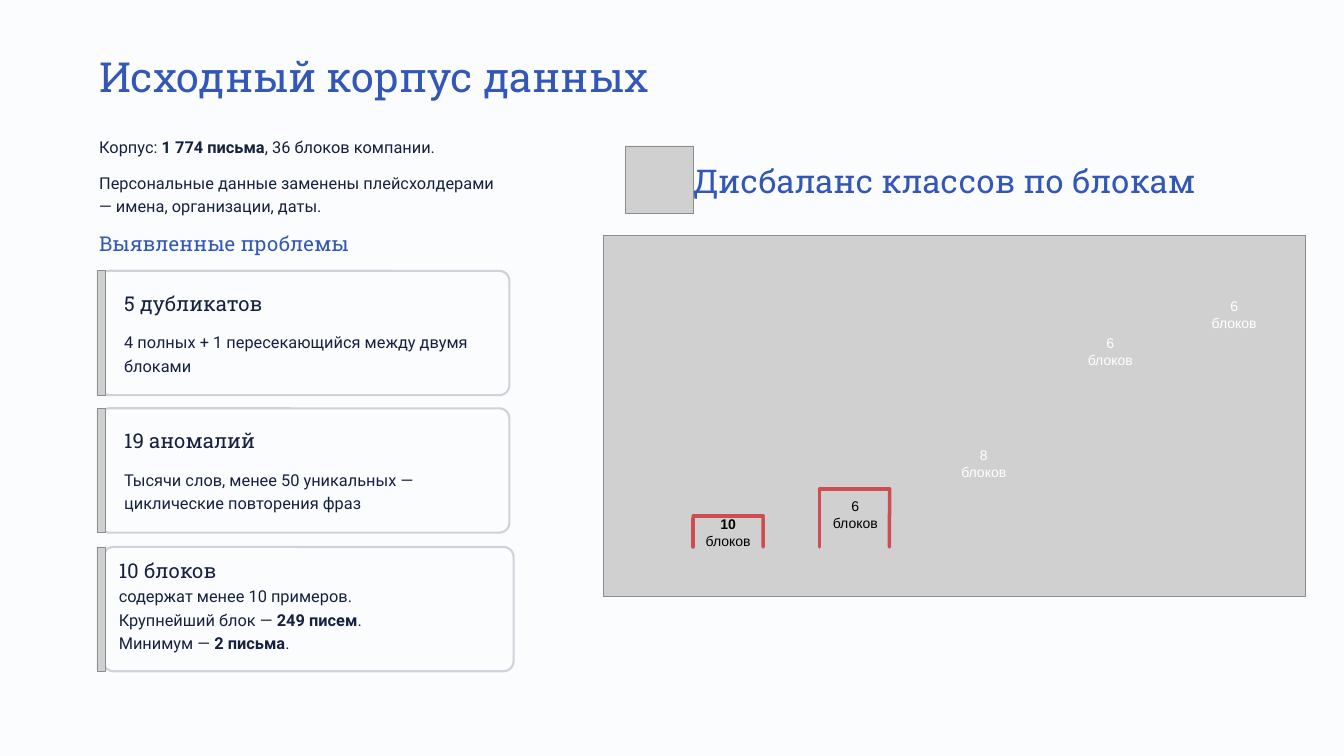
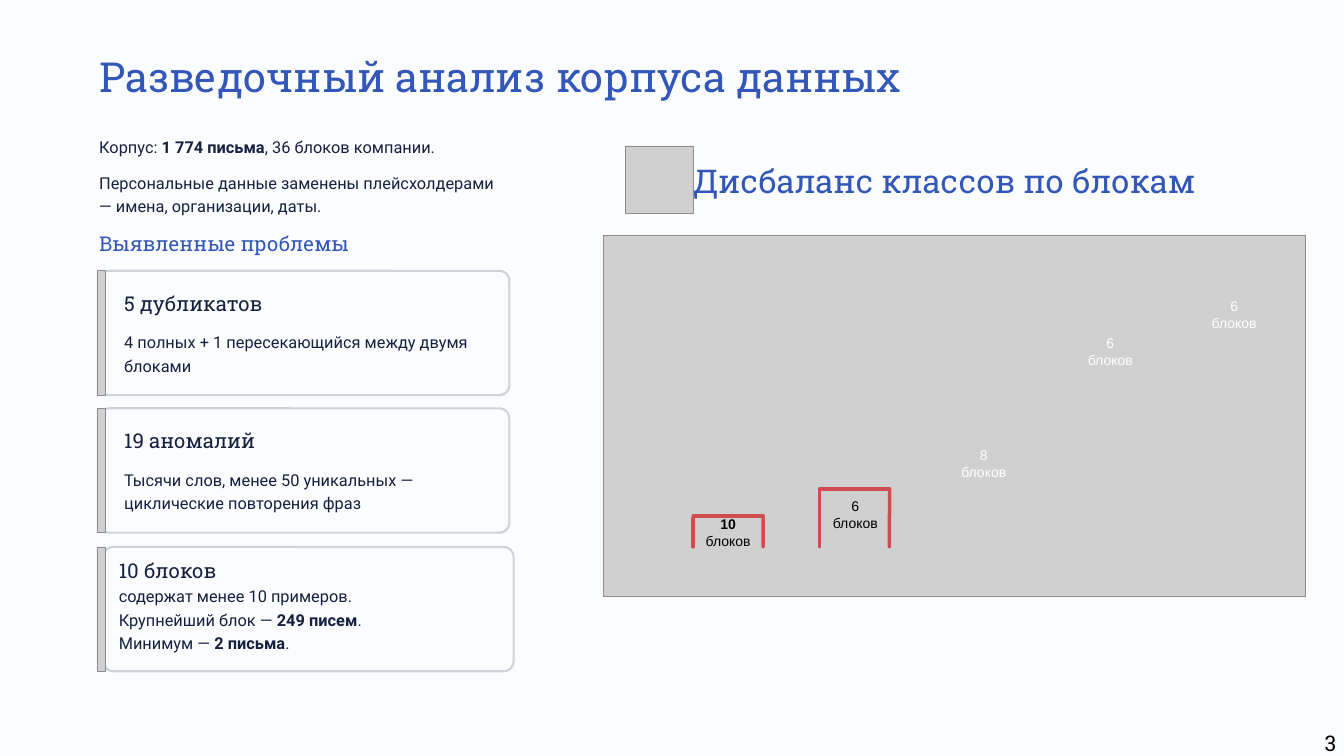
Before and after one commit to KVTur23/Mifi_VKR, a slide deck: slide 4 of text/Презентация/VKR_presentation.pptx (slide 3 before the commit). Drawn at 1344x756 pixels with LibreOffice and Linux fonts; fonts in the diff are those of the drawing; grey boxes stand for pictures. Boxes give left, top, right and bottom in pixels: in the first picture for what was removed or moved away, otherwise in the second. Text is boxed around its words. In the diff, an @@ line names an element or a change of style, - is before the commit and + after.

Commit message:
Update thesis text: figures, presentation, defence docs
Add pipeline figures (aug/few-shot/fine-tune/validation SVG), finetune
presentation draft; refresh main presentation, text and review docs.

```diff
--- a/text/Презентация/VKR_presentation.pptx
+++ b/text/Презентация/VKR_presentation.pptx
@@ text at box(99, 61, 901, 101): text changed @@
-Исходный корпус данных
+Разведочный анализ корпуса данных
@@ text added at box(1325, 735, 1337, 751), 18.5 pt, text #000000 @@
+3
```
Also in this commit, not shown: 8 other slides changed, 4 slides added, 2 slides removed, 11 other files.
